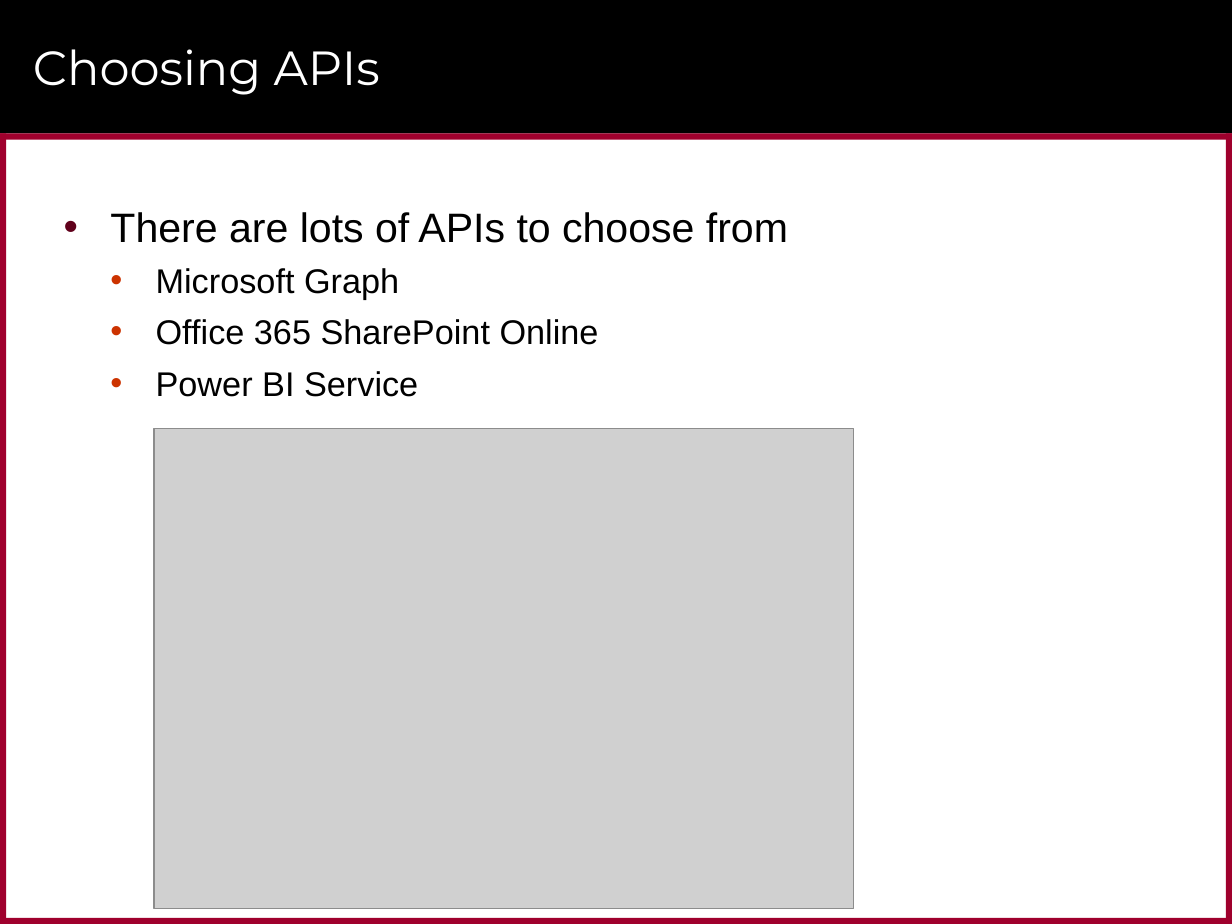
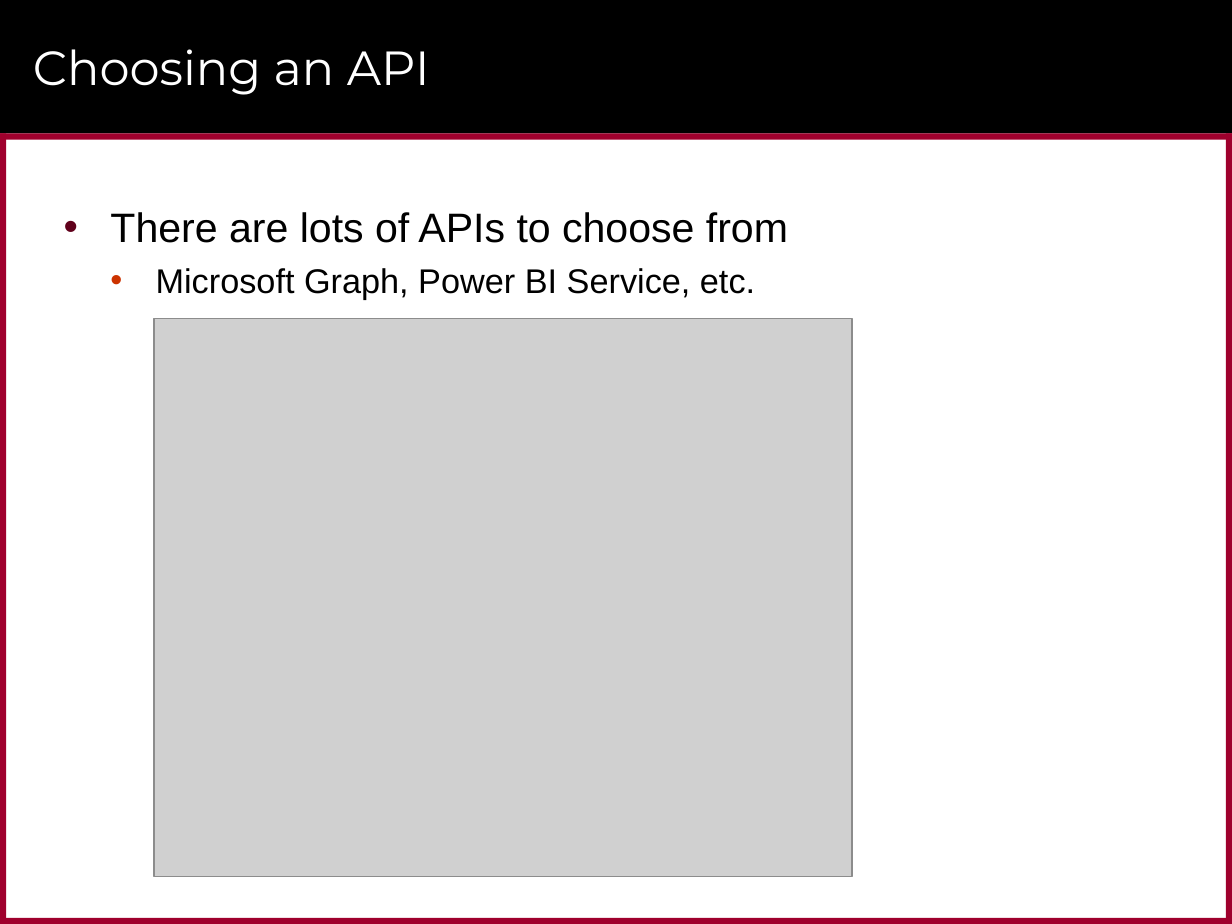
Before and after one commit to CriticalPathTraining/MSD365_Courseware, a slide deck: slide 14 of 07 AzureActiveDirectory.pptx (slide 22 before the commit). Drawn at 1232x924 pixels with LibreOffice and Linux fonts; fonts in the diff are those of the drawing; grey boxes stand for pictures; background and template pictures are left out. Boxes give left, top, right and bottom in pixels: in the first picture for what was removed or moved away, otherwise in the second. Text is boxed around its words. In the diff, an @@ line names an element or a change of style, - is before the commit and + after.

```diff
--- a/07 AzureActiveDirectory.pptx
+++ b/07 AzureActiveDirectory.pptx
@@ title at <box>33,49,430,95</box>: text changed @@
-Choosing APIs
+Choosing an API
@@ text at <box>156,268,755,299</box>: text changed @@
-  • Microsoft Graph
-  • Office 365 SharePoint Online
-  • Power BI Service
+  • Microsoft Graph, Power BI Service, etc.
@@ picture: place and size @@
-picture at <box>154,429,854,909</box>
+picture at <box>154,318,853,876</box>
```
Also in this commit, not shown: 15 other slides changed, 22 slides added, 15 slides removed, 15 other files.
